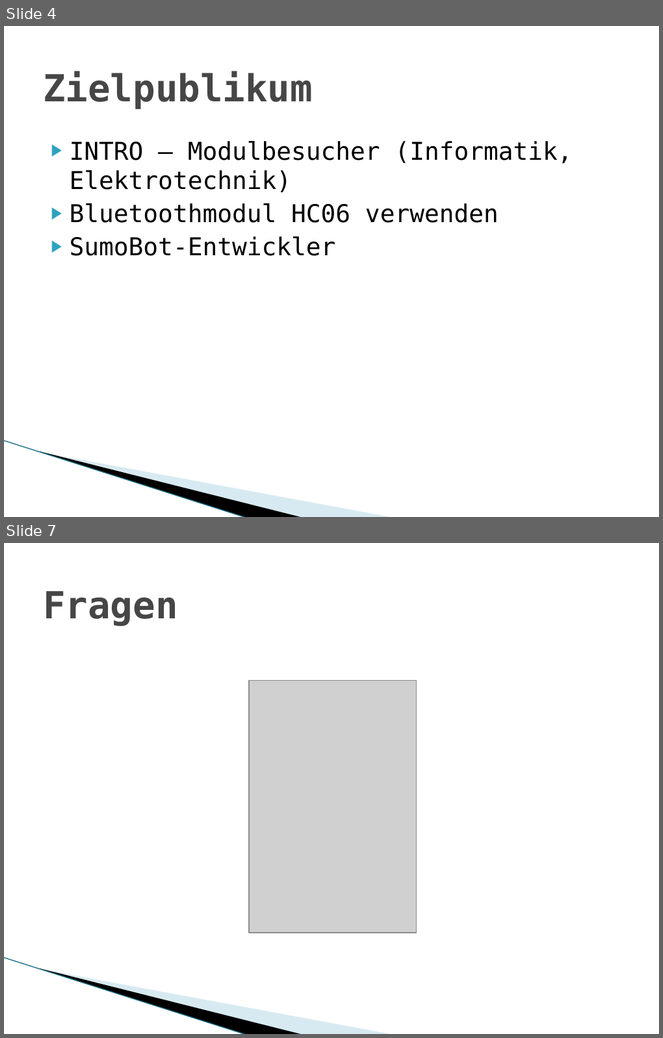
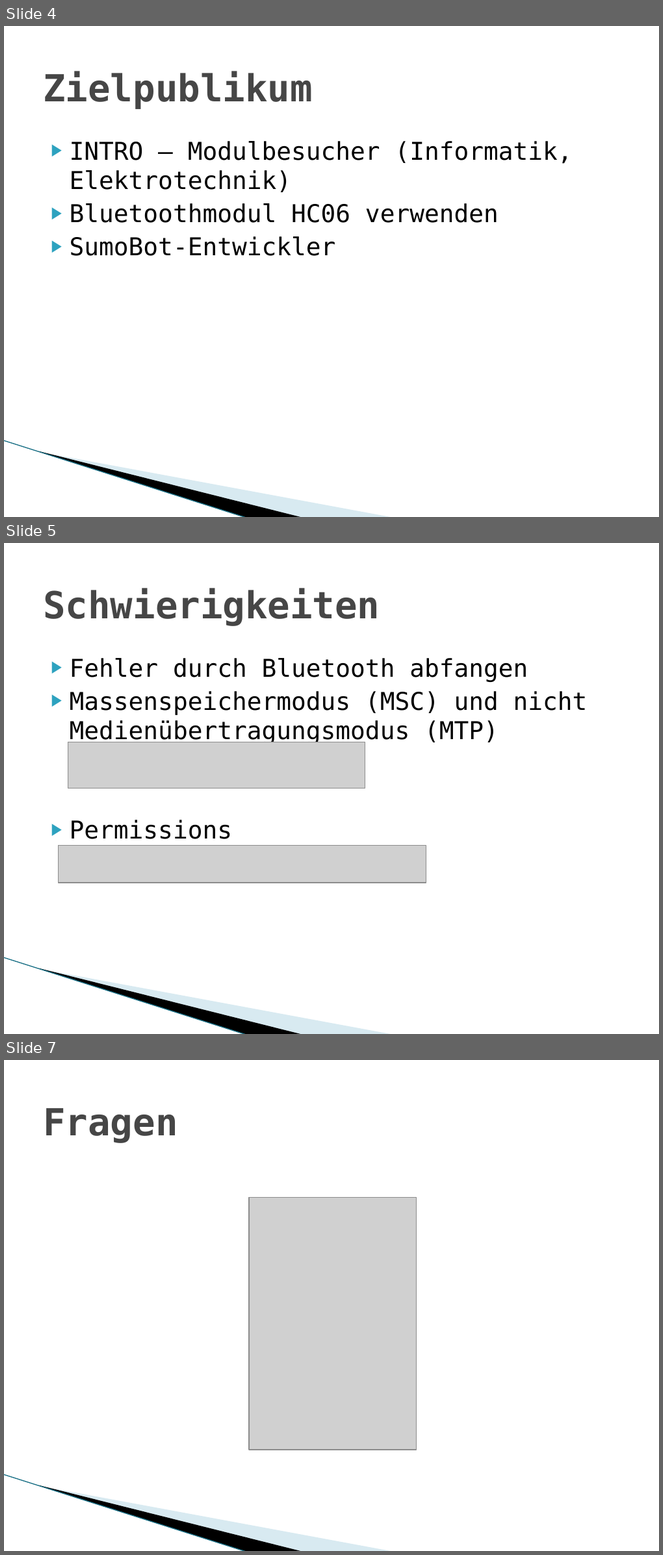
Before and after one commit to AlexFireBirds/SumoRemoteControl, a slide deck: Praesentation.pptx. Shown one above the other, each under a label of ours: slides 4 and 7 before the commit, slides 4, 5 and 7 after it; the slides between them are not shown. The pictures are 663x1038 and 663x1555 pixels, drawn with LibreOffice and Linux fonts; fonts in the diff are those of the drawing; grey boxes stand for pictures; background and template pictures are left out. Boxes give left, top, right and bottom in pixels: in the first picture for what was removed or moved away, otherwise in the second. Text is boxed around its words. In the diff, an @@ line names an element or a change of style, - is before the commit and + after.

```diff
--- a/Praesentation.pptx
+++ b/Praesentation.pptx
@@ slide 5 added at <box>4,543,659,1034</box>, background #FFFFFF; not listed: 3 template elements that a slide beside it also shows @@
@@ title added at <box>43,588,380,626</box>, 41 pt, text #464646, bold @@
+Schwierigkeiten
@@ text added at <box>70,658,588,839</box>, 27 pt, text #000000 @@
+▶ Fehler durch Bluetooth abfangen
+▶ Massenspeichermodus (MSC) und nicht Medienübertragungsmodus (MTP)
+▶ Permissions
@@ picture added at <box>68,742,365,789</box> @@
@@ picture added at <box>59,846,426,883</box> @@
```
Also in this commit, not shown: 2 slides changed, 1 slide removed.
